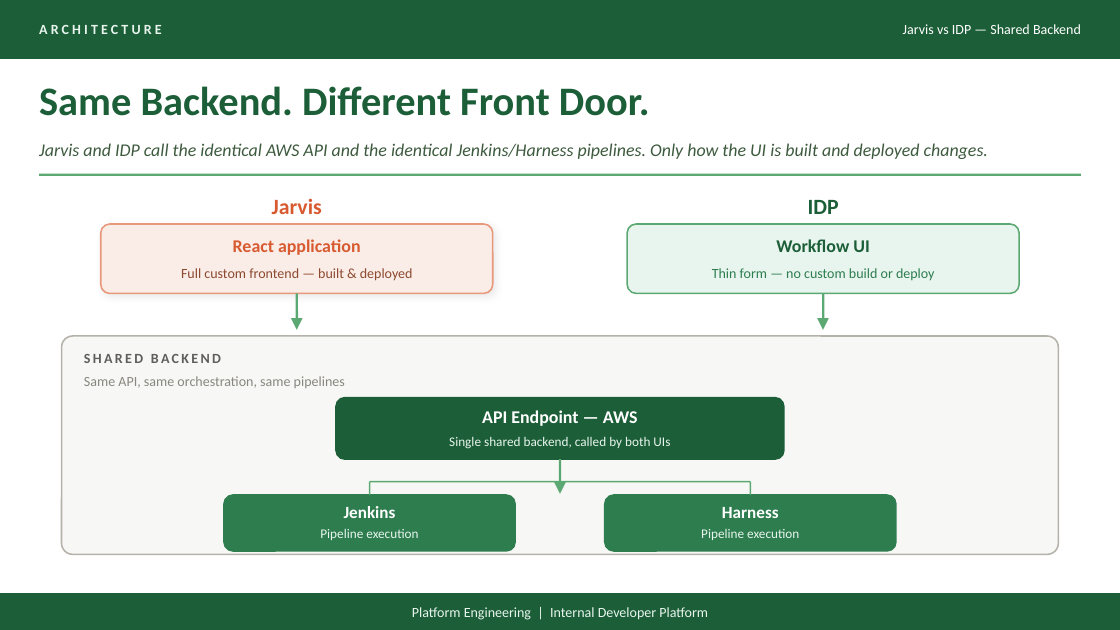
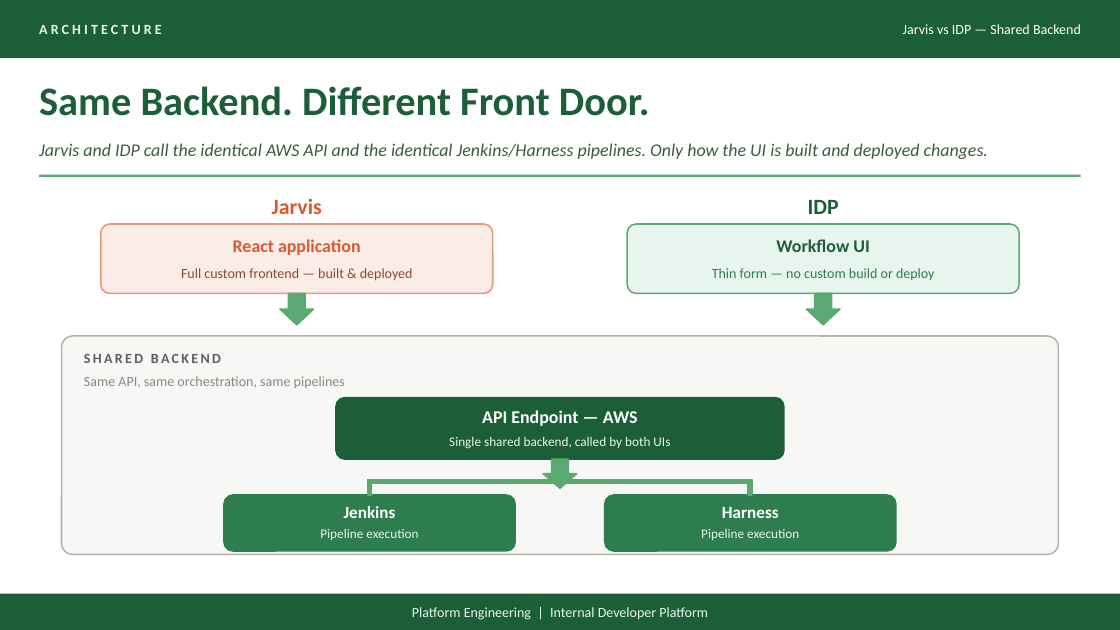
Before and after one commit to rohiddev/ephemeral-env, a slide deck: slide 1 of jarvis_idp_compare.pptx. Drawn at 1120x630 pixels with LibreOffice and Linux fonts; fonts in the diff are those of the drawing. Boxes give left, top, right and bottom in pixels: in the first picture for what was removed or moved away, otherwise in the second. Text is boxed around its words. In the diff, an @@ line names an element or a change of style, - is before the commit and + after.

Commit message:
up

```diff
--- a/jarvis_idp_compare.pptx
+++ b/jarvis_idp_compare.pptx
@@ rounded rectangle at bbox=[101, 224, 493, 293]: shadow off @@
@@ rounded rectangle at bbox=[627, 224, 1019, 293]: shadow off @@
@@ down arrow added at bbox=[280, 293, 314, 325], fill #5BA872, outline #5BA872 1 pt @@
@@ line removed from (297, 293) to (297, 318) @@
@@ down arrow added at bbox=[806, 293, 840, 325], fill #5BA872, outline #5BA872 1 pt @@
@@ line removed from (823, 293) to (823, 318) @@
@@ text removed at bbox=[281, 311, 312, 334] @@
-▼
@@ text removed at bbox=[808, 311, 839, 334] @@
-▼
@@ rectangle added at bbox=[367, 479, 372, 495], fill #5BA872, outline #5BA872 1 pt @@
@@ rectangle added at bbox=[370, 479, 750, 484], fill #5BA872, outline #5BA872 1 pt @@
@@ down arrow added at bbox=[543, 459, 577, 488], fill #5BA872, outline #5BA872 1 pt @@
@@ text removed at bbox=[544, 475, 576, 497] @@
-▼
@@ line removed from (560, 459) to (560, 482) @@
@@ rectangle added at bbox=[748, 479, 753, 495], fill #5BA872, outline #5BA872 1 pt @@
@@ line removed from (370, 482) to (750, 482) @@
@@ line removed from (370, 482) to (370, 495) @@
@@ line removed from (750, 482) to (750, 495) @@
```
